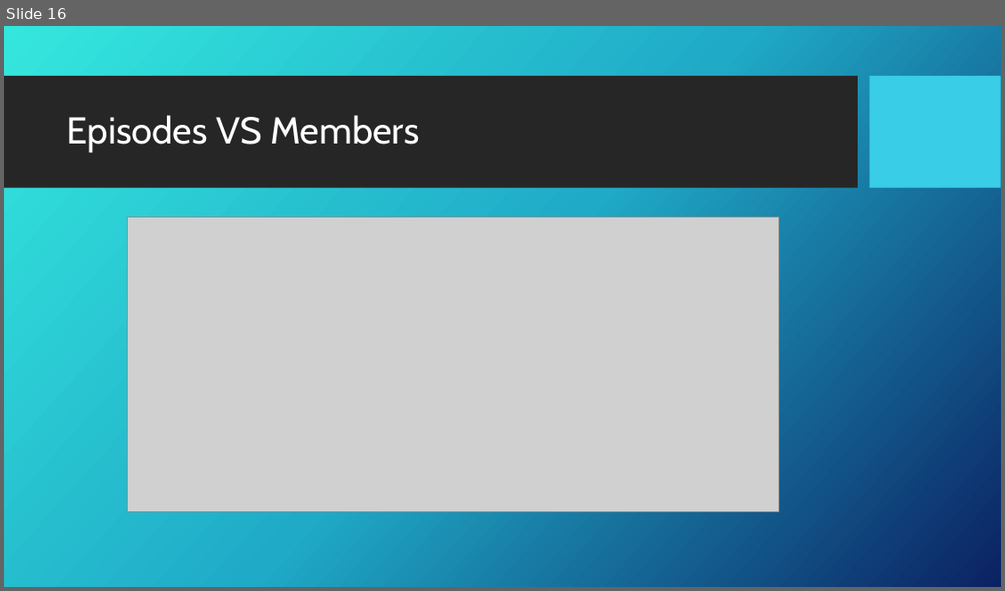
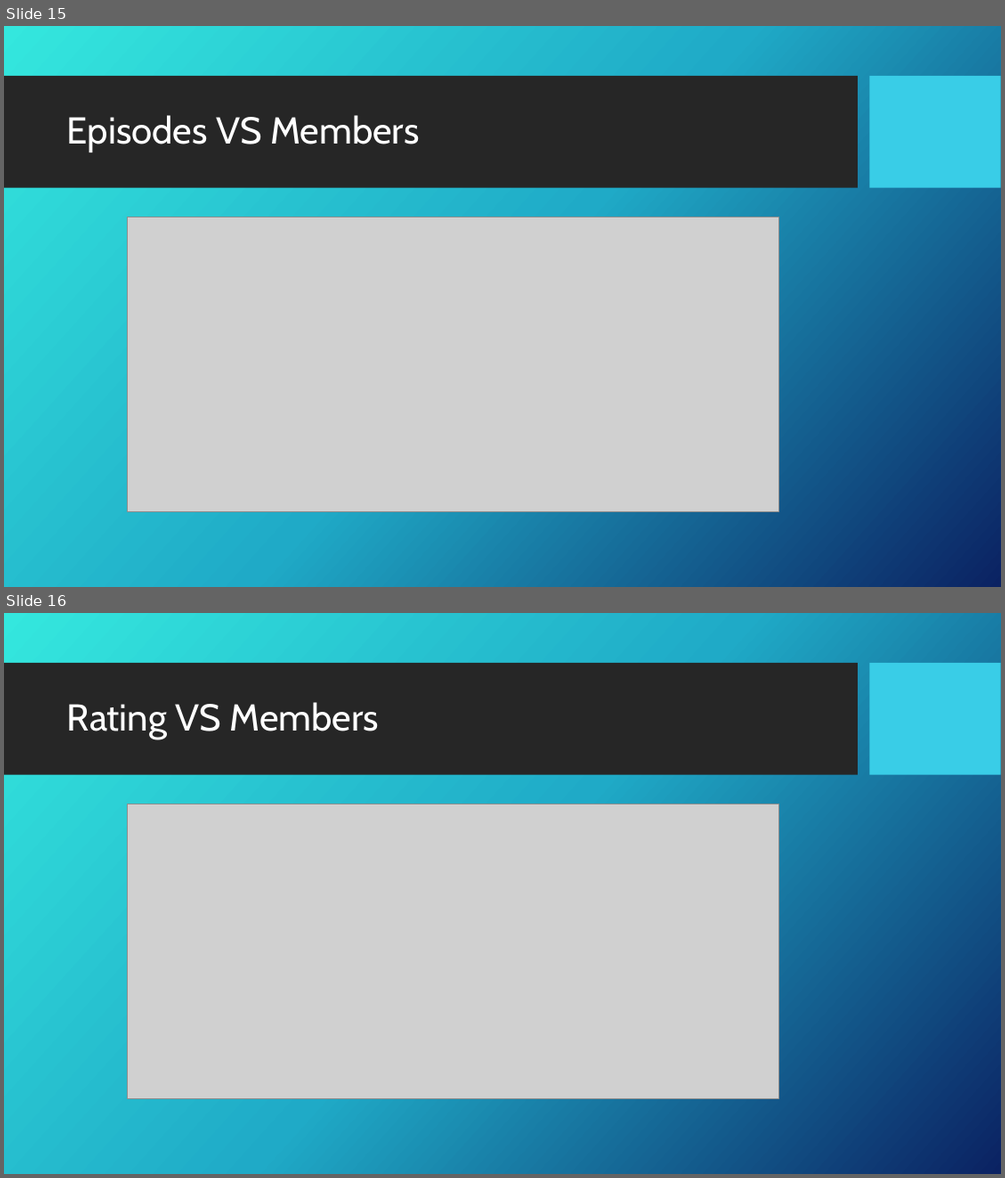
Before and after one commit to tarunluthra123/Anime-Dataset-Analysis, a slide deck: Anime Dataset Analysis.pptx. Shown one above the other, each under a label of ours: slide 16 before the commit, slides 15 and 16 after it. The pictures are 1005x591 and 1005x1178 pixels, drawn with LibreOffice and Linux fonts; fonts in the diff are those of the drawing; grey boxes stand for pictures; background and template pictures are left out. Boxes give left, top, right and bottom in pixels: in the first picture for what was removed or moved away, otherwise in the second. Text is boxed around its words. In the diff, an @@ line names an element or a change of style, - is before the commit and + after.

```diff
--- a/Anime Dataset Analysis.pptx
+++ b/Anime Dataset Analysis.pptx
@@ slide 16 added at bbox=[4, 613, 1001, 1174], background picture (left out); not listed: 2 template elements that a slide beside it also shows @@
@@ title added at bbox=[67, 702, 380, 739], 36 pt, text #FFFFFF @@
+Rating VS Members
@@ picture added at bbox=[127, 804, 778, 1099] @@
@@ what was slide 16 is now slide 15 @@
```
Also in this commit, not shown: 1 slide changed, 1 other slide added, 2 slides removed, 2 other files.
